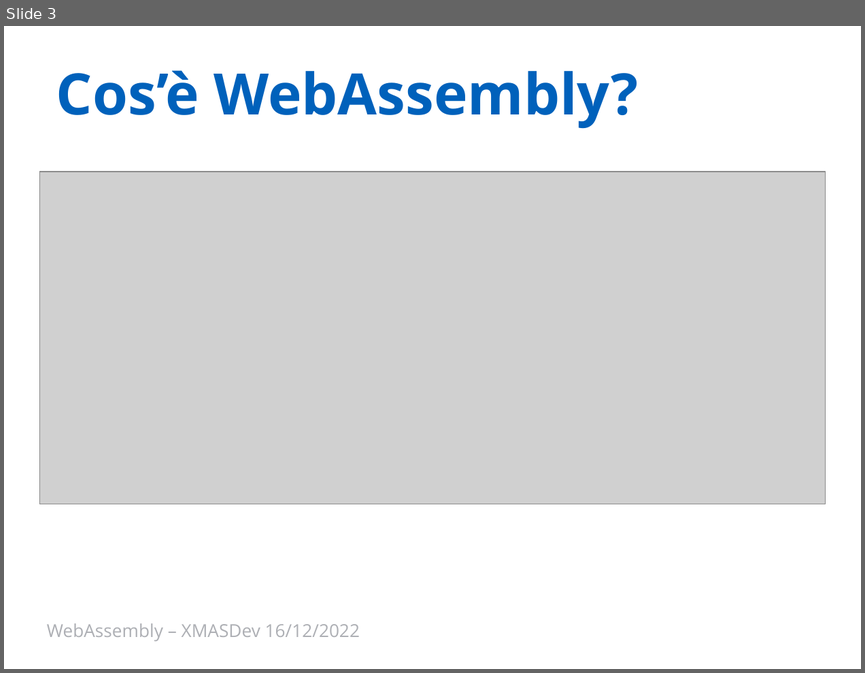
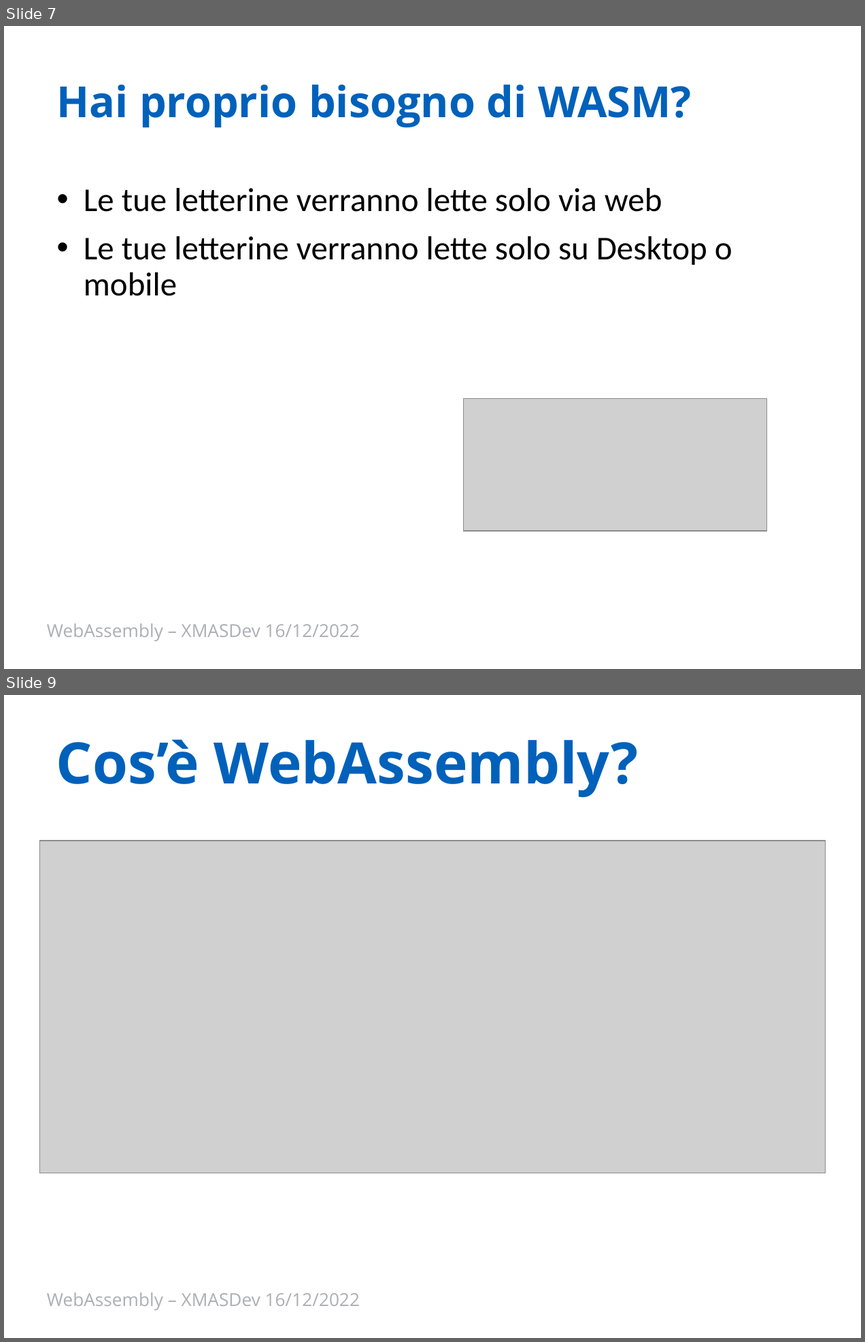
Before and after one commit to Ace68/slide, a slide deck: 2022/XMasDev/WebAssembly.pptx. Shown one above the other, each under a label of ours: slide 3 before the commit, slides 7 and 9 after it; the slides between them are not shown. The pictures are 865x673 and 865x1342 pixels, drawn with LibreOffice and Linux fonts; fonts in the diff are those of the drawing; grey boxes stand for pictures; background and template pictures are left out. Boxes give left, top, right and bottom in pixels: in the first picture for what was removed or moved away, otherwise in the second. Text is boxed around its words. In the diff, an @@ line names an element or a change of style, - is before the commit and + after.

```diff
--- a/2022/XMasDev/WebAssembly.pptx
+++ b/2022/XMasDev/WebAssembly.pptx
@@ slide 7 added at <box>4,26,861,669</box>, background #FFFFFF @@
@@ title added at <box>56,84,691,127</box>, 36 pt, text #0061BB, bold @@
+Hai proprio bisogno di WASM?
@@ text added at <box>84,188,732,296</box>, 28 pt, text #000000 @@
+• Le tue letterine verranno lette solo via web
+• Le tue letterine verranno lette solo su Desktop o mobile
@@ picture added at <box>463,399,766,531</box> @@
@@ text added at <box>47,623,360,641</box>, 15 pt, text #ADAFB4 @@
+WebAssembly – XMASDev 16/12/2022
@@ what was slide 3 is now slide 9 @@
```
Also in this commit, not shown: 6 slides changed, 8 other slides added, 3 slides removed, 1 other file.
